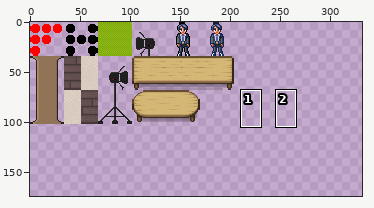
Sprite sheet, stored at tilemaps/own.png. The picture above shows the old version from afar; the outline marks the close-up.
Close-up. First the earlier version:
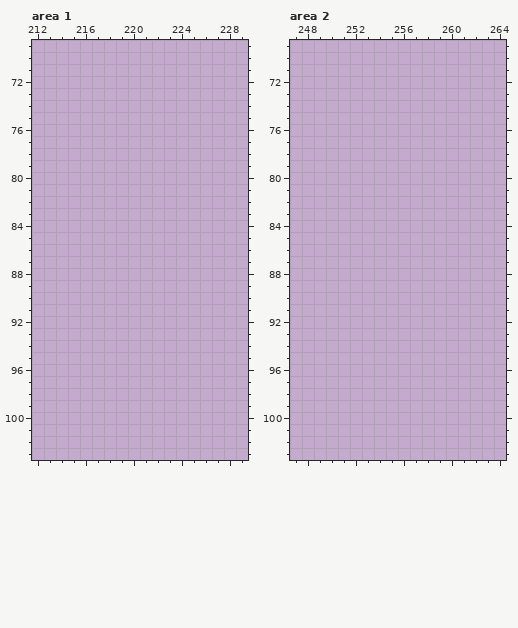
The file is 340x340 pixels. Pixels under 10% opacity are left out. Colours within 5 levels of each other are drawn and written as one. Shown: area 1: x 212..229, y 69..103; area 2: x 247..264, y 69..103. The wide view leaves out empty margins. The commit also changed other parts of the picture, which this record leaves out.
Once edited:
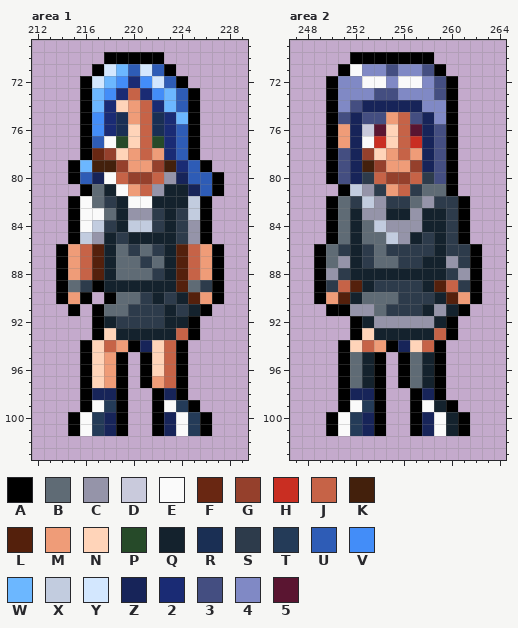
Palette (. is transparent): A #000000  B #5f6b75  C #9594a9  D #c9cadc  E #fafafa  F #692712  G #95402c  H #c92e22  J #c66347  K #43200c  L #54200c  M #ef9c78  N #ffd4b9  P #264a29  Q #14222d  R #1a2f54  S #2d3b4b  T #243b58  U #2e5cb6  V #438df8  W #6cb7ff  X #c2ccdf  Y #d3e7fe  Z #172459  2 #1a2b74  3 #444e81  4 #8089c5  5 #5a1531
Changes in this commit:
Area 1:
y 70: x 218..222 ..... -> AAAAA
y 71: x 217..223 ....... -> AYWUYUA
y 72: x 216..224 ......... -> AYWV2VYUA
y 73: x 216..225 .......... -> AWV2J2VWUA
y 74: x 216..225 .......... -> AW2NMJ2WUA
y 75: x 216..225 .......... -> AV2RMJR2WA
y 76: x 216..225 .......... -> AV2RNJR2UA
y 77: x 216..225 .......... -> AUEPNJP2UA
y 78: x 216..225 .......... -> AFGNMJM2UA
y 79: x 215..226 ............ -> AWKKGMMGK2UA
y 80: x 215..227 ............. -> AUZEJGGJCZUUA
y 81: x 216..227 ............ -> ABQEMJCQQZUA
y 82: x 215..226 ............ -> AEBSQEEQQQXA
y 83: x 215..226 ............ -> AEEBQCCSQSXA
y 84: x 215..226 ............ -> AEXSQXXSQSCA
y 85: x 215..226 ............ -> AXCQSQQQQSCA
y 86: x 214..227 .............. -> AMJLQBSBSQLJMA
y 87: x 214..227 .............. -> AMJLQBBSBQLJMA
y 88: x 214..227 .............. -> AMJLQBBBSQLJMA
y 89: x 214..227 .............. -> ABSAQQQQQQLBSA
y 90: x 214..216 ... -> AMA; x 218..227 .......... -> ABBSQSQLMA
y 91: x 215 . -> A; x 217..226 .......... -> ABBSSSQSQA
y 92: x 217..225 ......... -> AQSSSSQQA
y 93: x 217..225 ......... -> ANQQQQQJA
y 94: x 216..224 ......... -> ANJMAZNJA
y 95..96: x 216..219 .... -> ANMA; x 221..224 .... -> ANJA
y 97: x 216..219 .... -> ANMA; x 221..224 .... -> AMJA
y 98: x 216..219 .... -> AZZA; x 222..224 ... -> AZA
y 99: x 216..219 .... -> AETA; x 222..225 .... -> AETA
y 100..101: x 215..219 ..... -> AETZA; x 222..226 ..... -> AZETA
Area 2:
y 70: x 252..258 ....... -> AAAAAAA
y 71: x 251..259 ......... -> AE443443A
y 72: x 250..260 ........... -> A44EE4EE43A
y 73: x 250..260 ........... -> A444334443A
y 74: x 250..260 ........... -> A43ZZZZZ44A
y 75: x 250..260 ........... -> A3Z33MJ3Z4A
y 76: x 250..260 ........... -> AMZD5NJ5Z3A
y 77: x 250..260 ........... -> AMZEHNJHZ3A
y 78: x 250..260 ........... -> A3ZGNMJMZ3A
y 79: x 250..260 ........... -> A3ZKGMMGZ3A
y 80: x 250..260 ........... -> A3ZSJGGJS3A
y 81: x 251..260 .......... -> AXCSMJSBBA
y 82: x 250..261 ............ -> ABSXCSSBCSSA
y 83: x 250..261 ............ -> ABQCCQQCQQSA
y 84: x 250..261 ............ -> ABQBXCCCQQSA
y 85: x 250..261 ............ -> ABQBBXCQSQSA
y 86: x 249..262 .............. -> ABSQSBSSSSQSSA
y 87: x 249..262 .............. -> ABCQSBBSSQQCSA
y 88: x 249..262 .............. -> ACSQQQQQQQQSCA
y 89: x 249..262 .............. -> ASJLQSSSSQLJSA
y 90: x 249..262 .............. -> AMLQBBBSSSQLMA
y 91: x 250..261 ............ -> AACCBSSSQCQA
y 92: x 252..260 ......... -> AQCCCCCQA
y 93: x 252..260 ......... -> ANQQQQQJA
y 94: x 251..259 ......... -> ANJMAZNJA
y 95..97: x 251..254 .... -> ABQA; x 256..259 .... -> ABQA
y 98: x 251..254 .... -> AZZA; x 257..259 ... -> AZA
y 99: x 251..254 .... -> AETA; x 257..260 .... -> AEQA
y 100..101: x 250..254 ..... -> AETZA; x 257..261 ..... -> AZEQA
